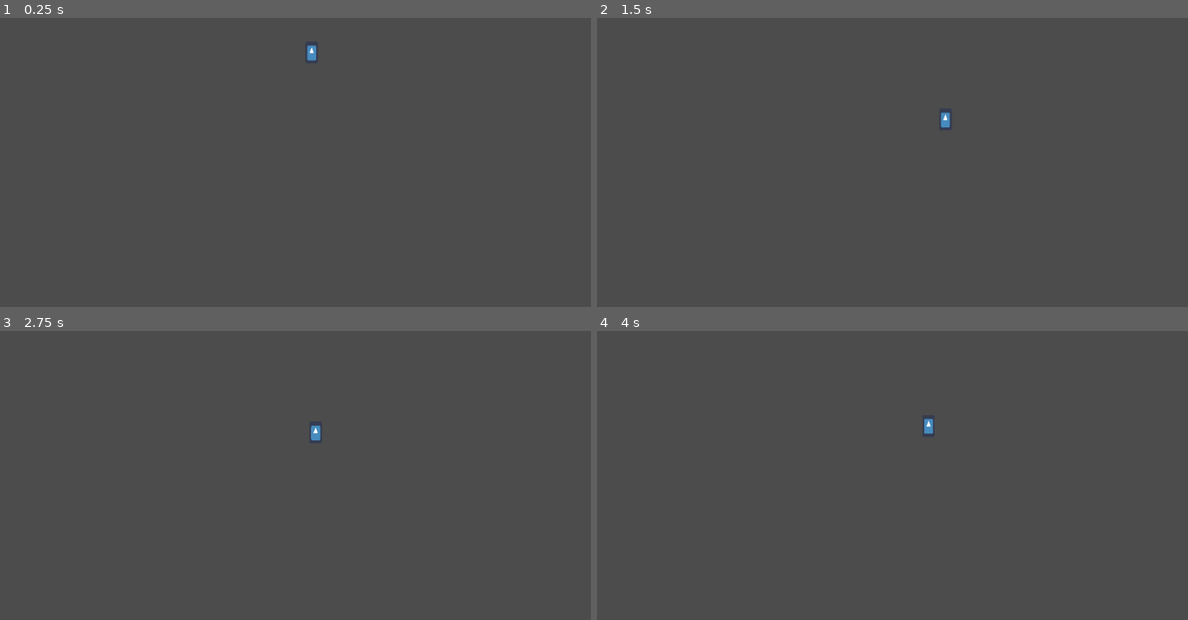
Above: before the commit, frames 1-4 (two rows, left to right).
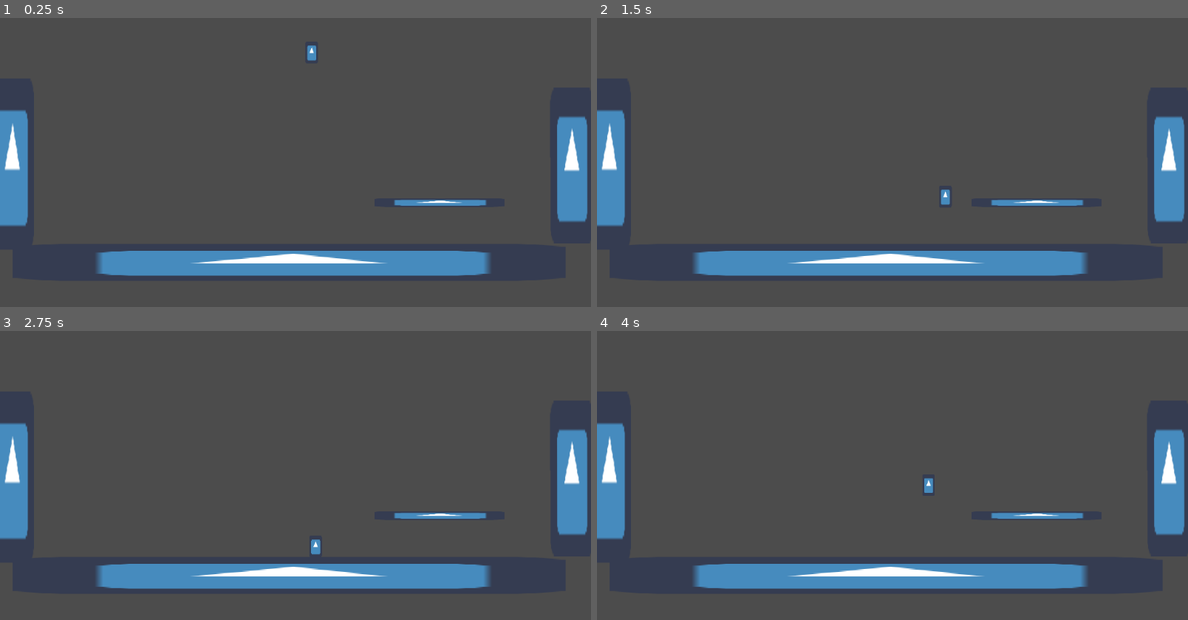
Above: after the commit, the same moments.

Repository: flovo543/gamejame
Game: Godot game, scene res://Level.tscn
The game is run twice, just before and just after one commit, with the same random seed, the same clock (stepped at 60 frames per second) and the same inputs. The engine's default icon, where the game draws it, is replaced by a stand-in: a white triangle on a blue panel in a dark square.
Inputs (mouse positions are in pixels of both pictures, inside the frame that each line leads up to):
- Up to frame 1 (0.25 s): no input
- Up to frame 2 (1.5 s): tap Enter at 0.5 s; move the mouse to (1022, 119) at 0.52 s; hold D (right) 0.53-1.25 s; click (1022, 119) at 0.67 s; tap Space (jump) at 0.77 s; drag from (774, 153) to (862, 205) at 1.27 s
- Up to frame 3 (2.75 s): move the mouse to (354, 371) at 2.02 s; hold A (left) from 2.03 s (still down)
- Up to frame 4 (4 s): release A (left) at 2.75 s; drag from (862, 518) to (715, 397) at 2.77 s; tap Space (jump) at 3.5, 3.77 s; move the mouse to (1069, 501) at 3.52 s; hold D (right) from 3.53 s (still down)

The runs differ from the first frame. In frame 1, 9.8% of the frame differs, in the area x 0-100%, y 31-90%; in frame 2, 10%; in frame 3, 10%; in frame 4, 10%.
Error before the commit: Parse Error: The method "prin" isn't declared in the current class. (res://Level.gd:12)

Commit message:
Arena erstellt

Diff:
--- a/KinematicBody2D.gd
+++ b/KinematicBody2D.gd
@@ -2,7 +2,7 @@
 
 const SPEED = 7
 const GRAVITY = 20
-const JUMPFORCE = 300
+const JUMPFORCE = 500
 const MAXFALLSPEED = 200
 const UP = Vector2(0, -1)
 const MAXSPEED = 80
--- a/Level.gd
+++ b/Level.gd
@@ -9,7 +9,6 @@
 	# Initialization here
 	var a = 2
 	print(a * a)
-	prin("TEst")
 
 
 	pass
--- a/Level.tscn
+++ b/Level.tscn
@@ -31,7 +31,7 @@
 [sub_resource type="RectangleShape2D" id=3]
 
 custom_solver_bias = 0.0
-extents = Vector2( 112.699, 10 )
+extents = Vector2( 112.699, 29 )
 
 [node name="Arena" type="Node2D" index="0"]
 
@@ -39,6 +39,8 @@
 
 [node name="Camera2D" type="Camera2D" parent="." index="0"]
 
+position = Vector2( 294, 424 )
+scale = Vector2( 1, 0.421875 )
 anchor_mode = 1
 rotating = false
 current = false
@@ -94,20 +96,112 @@
 anims/PlayerIdle = SubResource( 2 )
 blend_times = [  ]
 
-[node name="StaticBody2D" type="StaticBody2D" parent="." index="2"]
-
-position = Vector2( 509, 251 )
-input_pickable = false
-collision_layer = 1
-collision_mask = 1
-constant_linear_velocity = Vector2( 0, 0 )
-constant_angular_velocity = 0.0
-friction = 1.0
-bounce = 0.0
-_sections_unfolded = [ "Transform" ]
-
-[node name="CollisionShape2D" type="CollisionShape2D" parent="StaticBody2D" index="0"]
-
-position = Vector2( 0, 66 )
-scale = Vector2( 1, 2.45758 )
-shape = SubResource( 3 )
+[node name="Floor" type="StaticBody2D" parent="." index="2"]
+
+position = Vector2( 509, 519 )
+scale = Vector2( 14.9688, 1 )
+input_pickable = false
+collision_layer = 1
+collision_mask = 1
+constant_linear_velocity = Vector2( 0, 0 )
+constant_angular_velocity = 0.0
+friction = 1.0
+bounce = 0.0
+_sections_unfolded = [ "Transform" ]
+
+[node name="CollisionShape2D" type="CollisionShape2D" parent="Floor" index="0"]
+
+position = Vector2( -7.62939e-06, 0 )
+scale = Vector2( 0.27658, 1 )
+shape = SubResource( 3 )
+_sections_unfolded = [ "Transform" ]
+
+[node name="Sprite" type="Sprite" parent="Floor" index="1"]
+
+position = Vector2( -0.561409, 1 )
+texture = ExtResource( 3 )
+_sections_unfolded = [ "Transform" ]
+
+[node name="MiddleFloor" type="StaticBody2D" parent="." index="3"]
+
+position = Vector2( 763, 416 )
+scale = Vector2( 3.51562, 0.234375 )
+input_pickable = false
+collision_layer = 1
+collision_mask = 1
+constant_linear_velocity = Vector2( 0, 0 )
+constant_angular_velocity = 0.0
+friction = 1.0
+bounce = 0.0
+_sections_unfolded = [ "Transform" ]
+
+[node name="CollisionShape2D" type="CollisionShape2D" parent="MiddleFloor" index="0"]
+
+position = Vector2( -7.62939e-06, 0 )
+scale = Vector2( 0.27658, 1 )
+shape = SubResource( 3 )
+_sections_unfolded = [ "Transform" ]
+
+[node name="Sprite" type="Sprite" parent="MiddleFloor" index="1"]
+
+position = Vector2( -0.561409, 1 )
+texture = ExtResource( 3 )
+_sections_unfolded = [ "Transform" ]
+
+[node name="WallLeft" type="StaticBody2D" parent="." index="4"]
+
+position = Vector2( 22, 345 )
+scale = Vector2( 1.16406, 4.64062 )
+input_pickable = false
+collision_layer = 1
+collision_mask = 1
+constant_linear_velocity = Vector2( 0, 0 )
+constant_angular_velocity = 0.0
+friction = 1.0
+bounce = 0.0
+_sections_unfolded = [ "Transform" ]
+
+[node name="CollisionShape2D" type="CollisionShape2D" parent="WallLeft" index="0"]
+
+position = Vector2( -7.62939e-06, 0 )
+scale = Vector2( 0.27658, 1 )
+shape = SubResource( 3 )
+_sections_unfolded = [ "Transform" ]
+
+[node name="Sprite" type="Sprite" parent="WallLeft" index="1"]
+
+position = Vector2( -0.561409, 1 )
+texture = ExtResource( 3 )
+_sections_unfolded = [ "Transform" ]
+
+[node name="WallRight" type="StaticBody2D" parent="." index="5"]
+
+position = Vector2( 991.422, 347.938 )
+rotation = -0.00180797
+scale = Vector2( 1.16406, 4.21031 )
+input_pickable = false
+collision_layer = 1
+collision_mask = 1
+constant_linear_velocity = Vector2( 0, 0 )
+constant_angular_velocity = 0.0
+friction = 1.0
+bounce = 0.0
+_sections_unfolded = [ "Transform" ]
+
+[node name="CollisionShape2D" type="CollisionShape2D" parent="WallRight" index="0"]
+
+position = Vector2( -7.62939e-06, 0 )
+scale = Vector2( 0.27658, 1 )
+shape = SubResource( 3 )
+_sections_unfolded = [ "Transform" ]
+
+[node name="Sprite" type="Sprite" parent="WallRight" index="1"]
+
+position = Vector2( -0.561409, 1 )
+texture = ExtResource( 3 )
+_sections_unfolded = [ "Transform" ]
+
+[node name="Couch" type="Sprite" parent="." index="6"]
+
+position = Vector2( 59, 32 )
+scale = Vector2( -58, -31 )
--- a/project.godot
+++ b/project.godot
@@ -13,10 +13,6 @@
 config/name="Gam-Jam"
 run/main_scene="res://Level.tscn"
 config/icon="res://icon.png"
-
-[editor_plugins]
-
-enabled=PoolStringArray( "github-integration" )
 
 [input]
 
